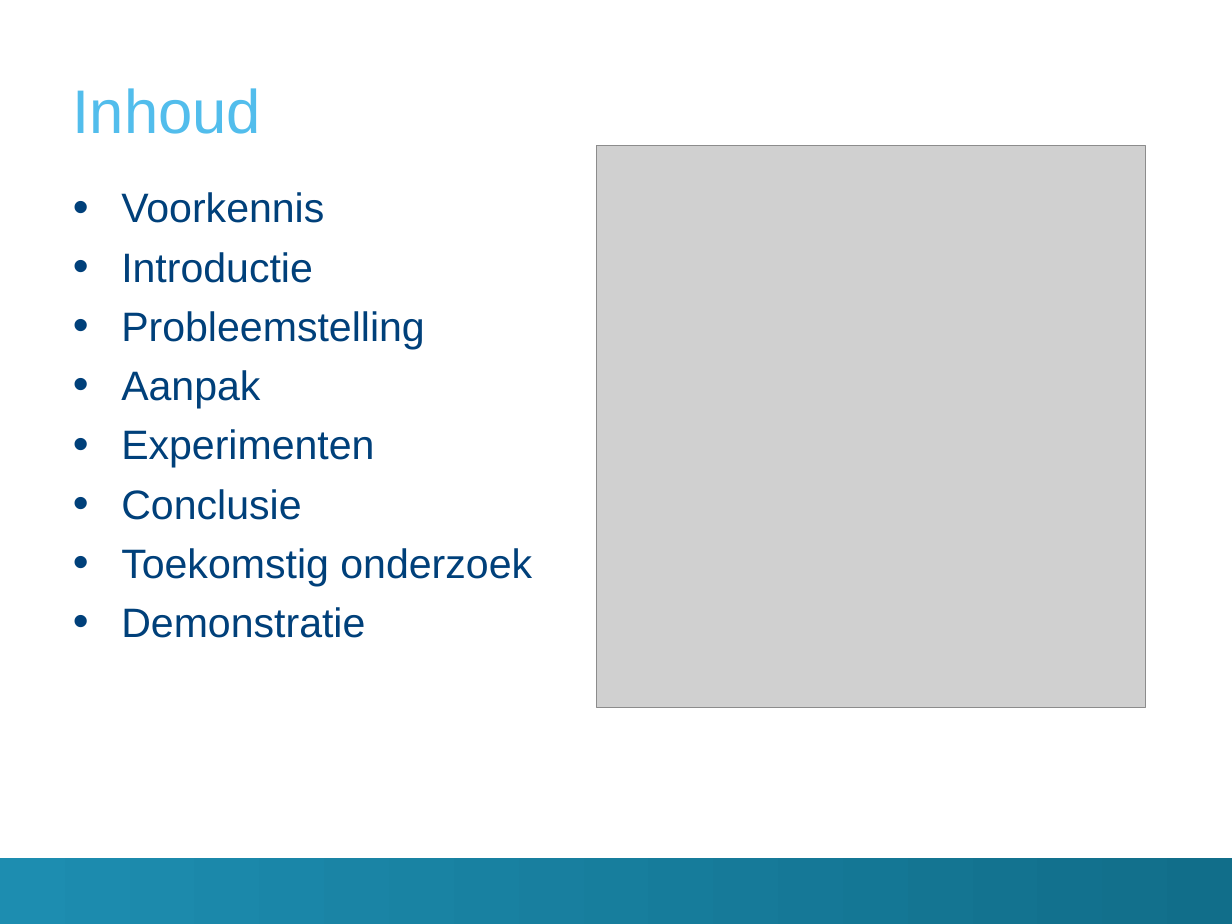
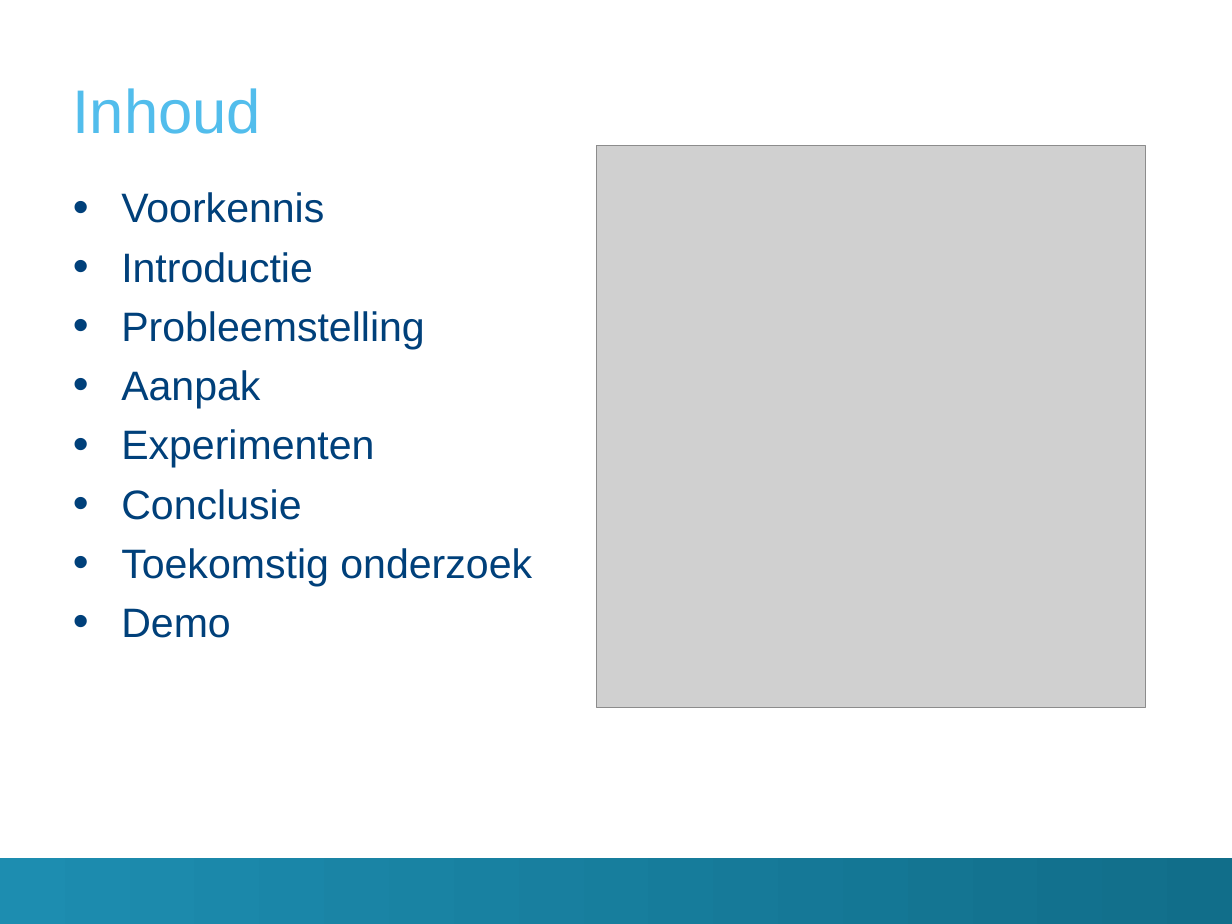
Before and after one commit to TomDeGroote/Bachelorproef, a slide deck: slide 2 of Paper/Finale Presentatie/presentatie.pptx. Drawn at 1232x924 pixels with LibreOffice and Linux fonts; fonts in the diff are those of the drawing; grey boxes stand for pictures; background and template pictures are left out. Boxes give left, top, right and bottom in pixels: in the first picture for what was removed or moved away, otherwise in the second. Text is boxed around its words. In the diff, an @@ line names an element or a change of style, - is before the commit and + after.

```diff
--- a/Paper/Finale Presentatie/presentatie.pptx
+++ b/Paper/Finale Presentatie/presentatie.pptx
@@ text at [121,608,231,638]: text changed @@
-• Demonstratie
+• Demo
```
Also in this commit, not shown: 13 other slides changed, 3 slides added, 3 slides removed, 8 other files.
